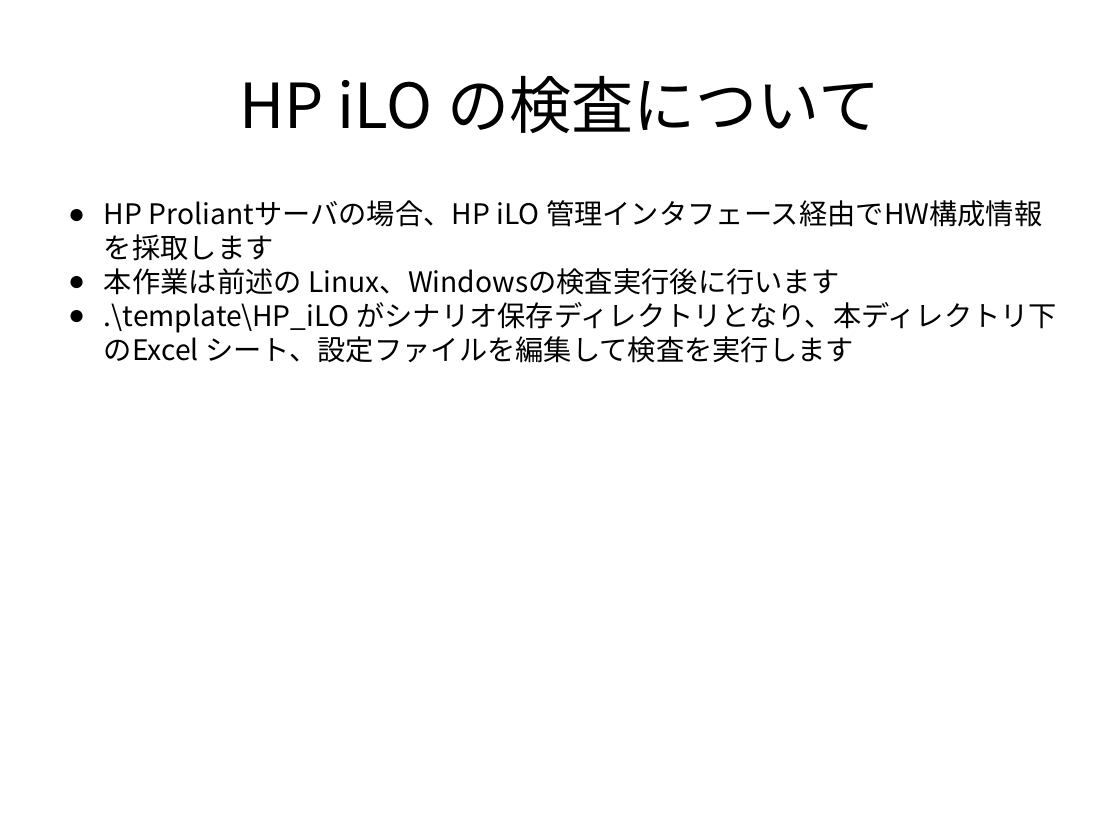
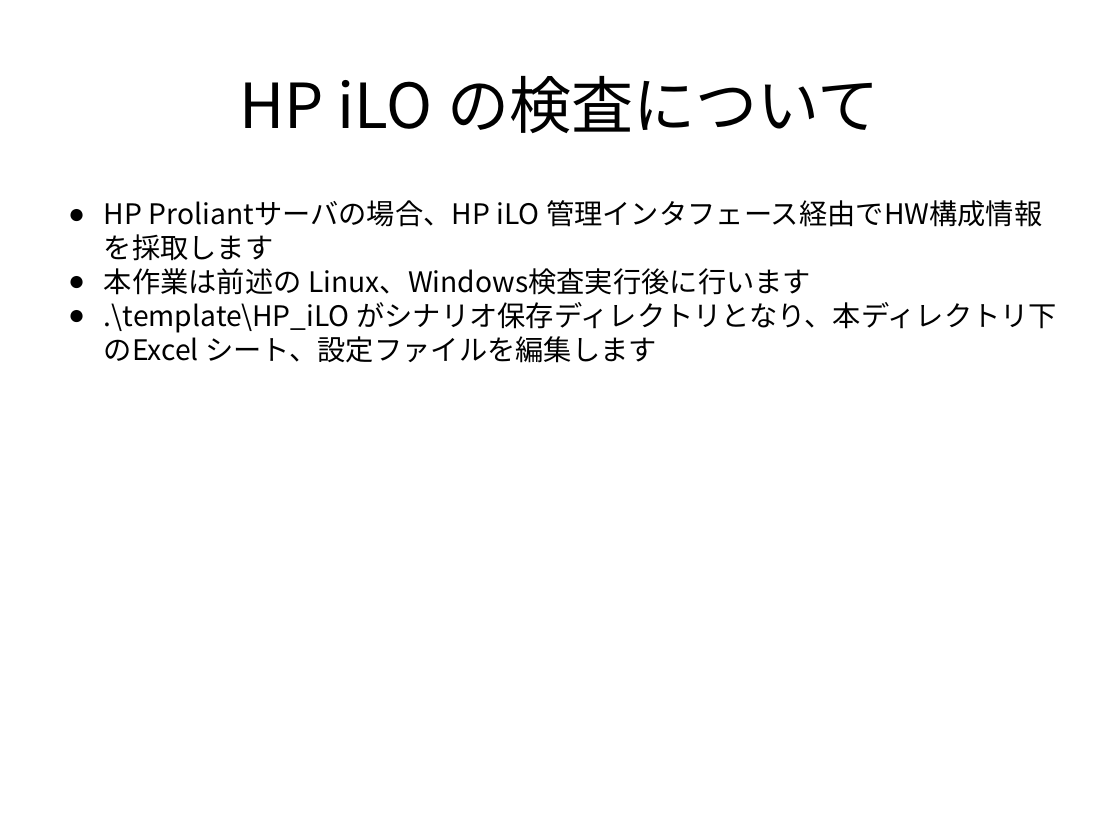
Before and after one commit to frsw3nr/gradle-server-acceptance, a slide deck: slide 50 of docs/jp/tutorial_test_pc.pptx. Drawn at 1120x840 pixels with LibreOffice and Linux fonts; fonts in the diff are those of the drawing. Boxes give left, top, right and bottom in pixels: in the first picture for what was removed or moved away, otherwise in the second. Text is boxed around its words. In the diff, an @@ line names an element or a change of style, - is before the commit and + after.

```diff
--- a/docs/jp/tutorial_test_pc.pptx
+++ b/docs/jp/tutorial_test_pc.pptx
@@ text at (104,268,1057,363): text changed @@
-● 本作業は前述の Linux、Windowsの検査実行後に行います
-● .\template\HP_iLO がシナリオ保存ディレクトリとなり、本ディレクトリ下のExcel シート、設定ファイルを編集して検査を実行します
+● 本作業は前述の Linux、Windows検査実行後に行います
+● .\template\HP_iLO がシナリオ保存ディレクトリとなり、本ディレクトリ下のExcel シート、設定ファイルを編集します
```
Also in this commit, not shown: 10 other slides changed, 11 other files.
